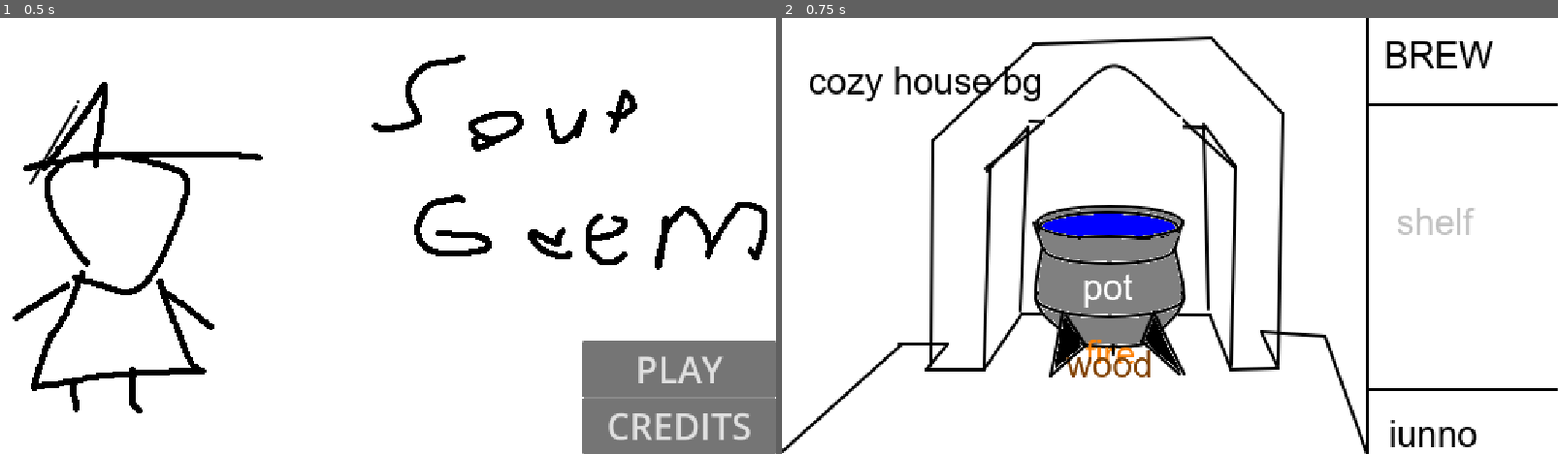
Above: before the commit, frames 1-2 (left to right).
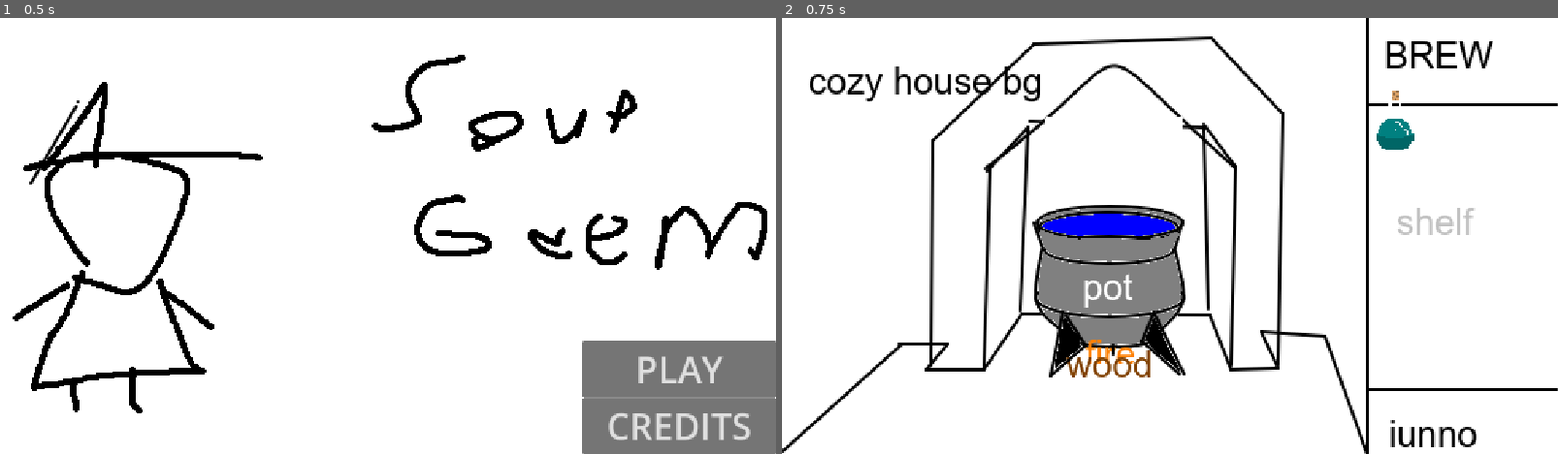
Above: after the commit, the same moments.

Repository: Dtanotrew/Soup-Game
Game: Godot game, scene res://main/Main.tscn
Two runs of this game, one before a commit and one after it. Both use one fixed random seed, a clock stepped at 60 frames per second and the inputs below.
Inputs:
- Up to frame 1 (0.5 s): no input
- Up to frame 2 (0.75 s): click "PLAY" at 0.5 s

Frame 1 is identical in both runs. In frame 2, 0.3% of the frame differs, in the area x 76-82%, y 16-31%.

Commit message:
WORKING DYNAMIC INGREDIENT RENDERS BAYBEEEEE

Diff:
--- a/main/brewing-scene/brew_soup.gd
+++ b/main/brewing-scene/brew_soup.gd
@@ -2,7 +2,14 @@
 
 signal brew_complete
 
+const tintable_icon = preload("res://main/common/icon/TintableIcon.tscn")
+const potion_main = preload("res://resources/textures/ingredients/Bottle.png")
+const potion_tint = preload("res://resources/textures/ingredients/bottle-tint.png")
+
 func start_brew():
+	var potion = tintable_icon.instantiate()
+	potion.set_textures(potion_main, potion_tint)
+	$BrewPanel/ItemScroller/Items.add_child(potion)
 	#$BrewBG.show()
 	pass
 
@@ -13,5 +20,5 @@
 
 
 # Called every frame. 'delta' is the elapsed time since the previous frame.
-func _process(delta):
-	pass
+#func _process(delta):
+#	pass
--- a/main/brewing-scene/brew_soup.tscn
+++ b/main/brewing-scene/brew_soup.tscn
@@ -57,7 +57,7 @@
 grow_vertical = 2
 texture = ExtResource("4_kve50")
 
-[node name="VBoxContainer" type="VBoxContainer" parent="."]
+[node name="BrewPanel" type="VBoxContainer" parent="."]
 offset_left = 384.0
 offset_right = 512.0
 offset_bottom = 288.0
@@ -65,22 +65,22 @@
 alignment = 2
 metadata/_edit_lock_ = true
 
-[node name="Control" type="Control" parent="VBoxContainer"]
+[node name="Control" type="Control" parent="BrewPanel"]
 custom_minimum_size = Vector2(128, 48)
 layout_mode = 2
 size_flags_vertical = 0
 
-[node name="ScrollContainer" type="ScrollContainer" parent="VBoxContainer"]
+[node name="ItemScroller" type="ScrollContainer" parent="BrewPanel"]
 custom_minimum_size = Vector2(128, 192)
 layout_mode = 2
 size_flags_vertical = 3
 horizontal_scroll_mode = 0
 
-[node name="GridContainer" type="GridContainer" parent="VBoxContainer/ScrollContainer"]
+[node name="Items" type="GridContainer" parent="BrewPanel/ItemScroller"]
 layout_mode = 2
 columns = 3
 
-[node name="Control2" type="Control" parent="VBoxContainer"]
+[node name="Control2" type="Control" parent="BrewPanel"]
 custom_minimum_size = Vector2(128, 48)
 layout_mode = 2
 size_flags_vertical = 8
--- a/main/common/icon/TintableIcon.gd
+++ b/main/common/icon/TintableIcon.gd
@@ -2,3 +2,7 @@
 
 func set_tint(color_rgba):
 	$tint_layer.material.set_shader_parameter("tint_color", color_rgba)
+
+func set_textures(main: Texture2D, tint: Texture2D):
+	$solid_layer.texture = main
+	$tint_layer.texture = tint
--- a/main/common/icon/TintableIcon.tscn
+++ b/main/common/icon/TintableIcon.tscn
@@ -9,7 +9,7 @@
 shader = ExtResource("2_km8ae")
 shader_parameter/tint_color = Vector4(0, 0.5, 0.5, 1)
 
-[node name="TextureRect" type="TextureRect"]
+[node name="TintableIcon" type="TextureRect"]
 texture_filter = 1
 offset_right = 40.0
 offset_bottom = 40.0
